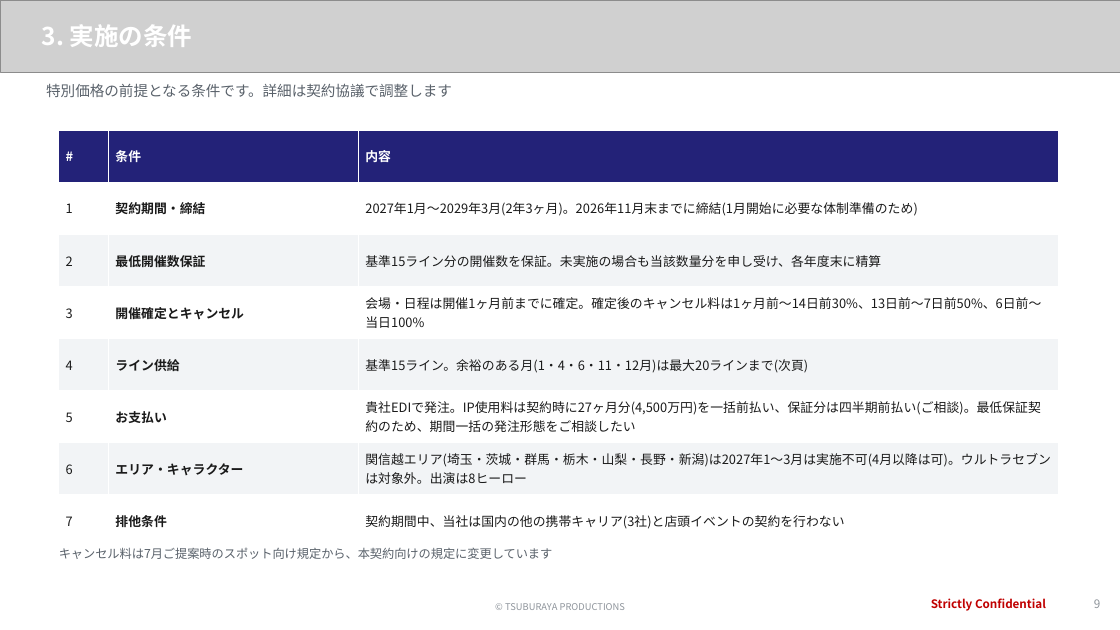
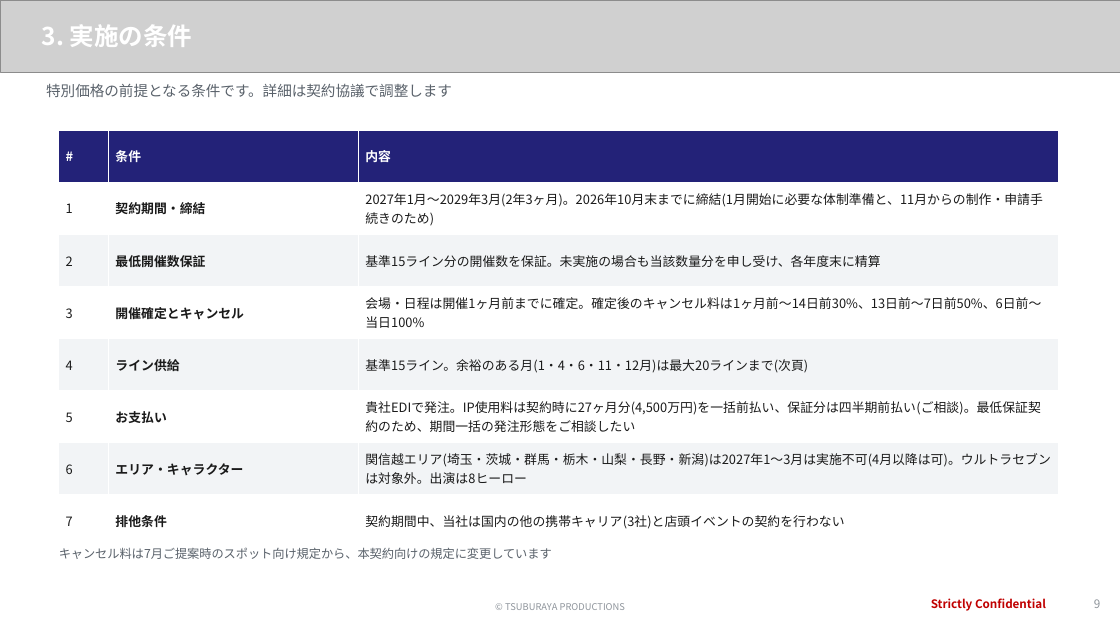
Before and after one commit to hayatoshintani-spe/kessho-lens, a slide deck: slide 9 of docs/proposals/softbank-ultraman-caravan/SB様提示用_1022ミーティング資料.pptx. Drawn at 1120x630 pixels with LibreOffice and Linux fonts; fonts in the diff are those of the drawing; grey boxes stand for pictures. Boxes give left, top, right and bottom in pixels: in the first picture for what was removed or moved away, otherwise in the second. Text is boxed around its words. In the diff, an @@ line names an element or a change of style, - is before the commit and + after.

```diff
--- a/docs/proposals/softbank-ultraman-caravan/SB様提示用_1022ミーティング資料.pptx
+++ b/docs/proposals/softbank-ultraman-caravan/SB様提示用_1022ミーティング資料.pptx
@@ table at <box>59,130,1059,547</box> @@
-row 2, column 3: 2027年1月〜2029年3月(2年3ヶ月)。2026年11月末までに締結(1月開始に必要な体制準備のため)
+row 2, column 3: 2027年1月〜2029年3月(2年3ヶ月)。2026年10月末までに締結(1月開始に必要な体制準備と、11月からの制作・申請手続きのため)
```
Also in this commit, not shown: 2 other slides changed, 14 other files.
